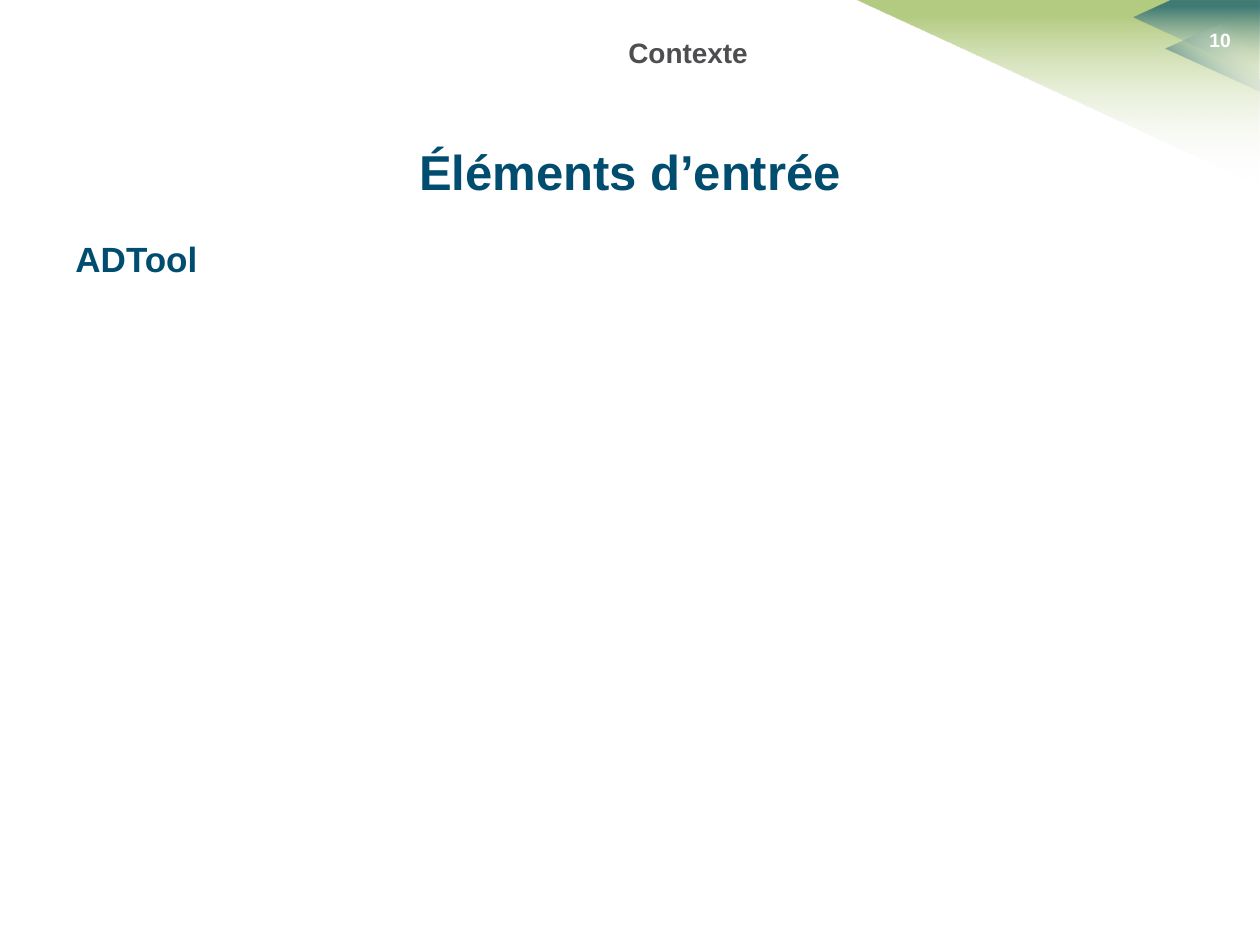
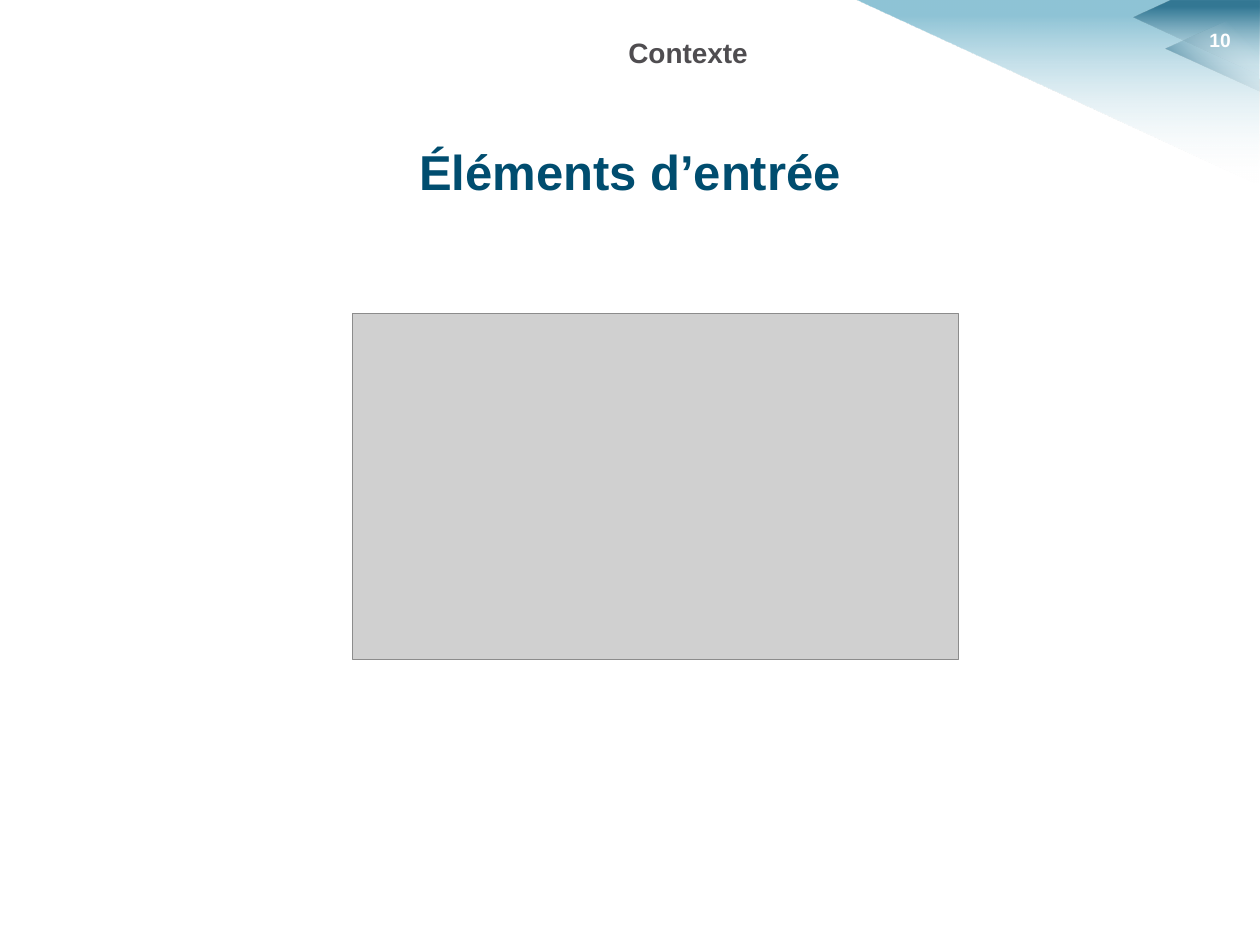
Before and after one commit to HKervadec/korrigolo, a slide deck: slide 10 of soutenances/planification/soutenance_planification.pptx. Drawn at 1260x945 pixels with LibreOffice and Linux fonts; fonts in the diff are those of the drawing; grey boxes stand for pictures; background and template pictures are left out. Boxes give left, top, right and bottom in pixels: in the first picture for what was removed or moved away, otherwise in the second. Text is boxed around its words. In the diff, an @@ line names an element or a change of style, - is before the commit and + after.

```diff
--- a/soutenances/planification/soutenance_planification.pptx
+++ b/soutenances/planification/soutenance_planification.pptx
@@ freeform shape at (856,0,1260,185): fill gradient #FFFFFF to #9BBB59 to gradient #FFFFFF to #6BB1C9 @@
@@ text at (75,246,197,273): paragraph removed @@
-ADTool
@@ picture added at (353,314,959,659) @@
```
Also in this commit, not shown: 20 other slides changed, 2 slides added, 2 slides removed, 2 other files.
